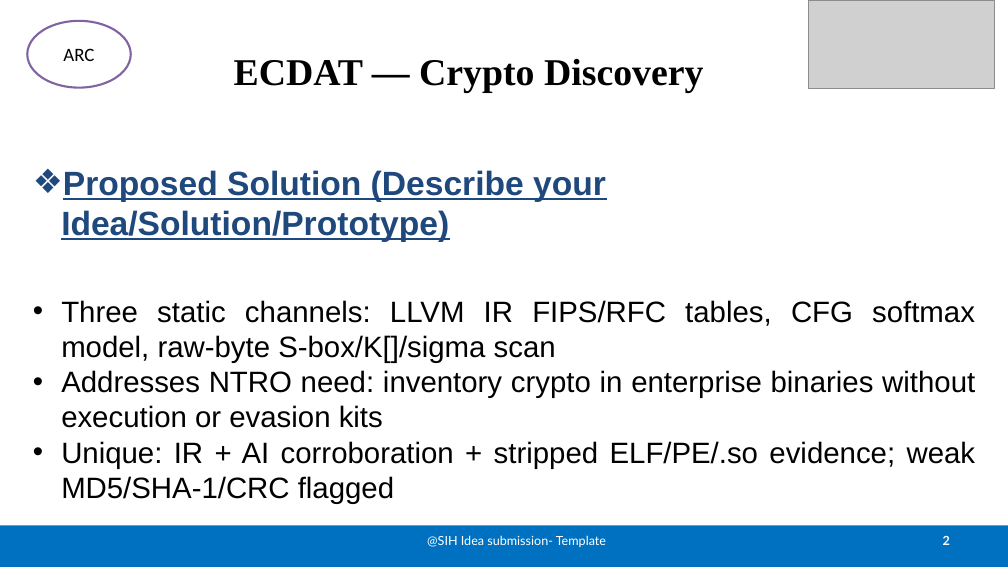
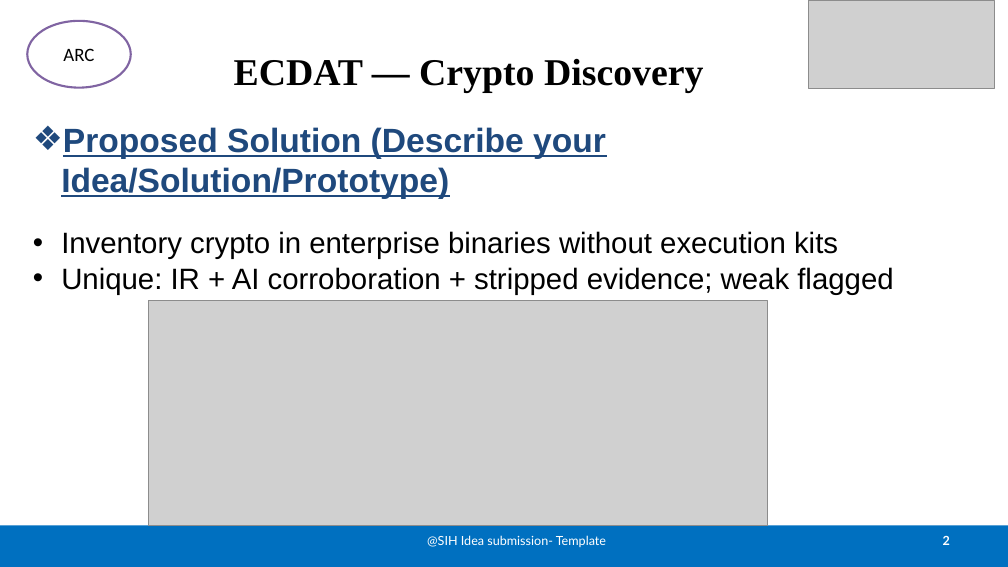
Before and after one commit to tomlin7/ECDAT, a slide deck: slide 2 of public/pitch/SIH26164-ECDAT-Idea-Presentation_2.pptx. Drawn at 1008x567 pixels with LibreOffice and Linux fonts; fonts in the diff are those of the drawing; grey boxes stand for pictures. Boxes give left, top, right and bottom in pixels: in the first picture for what was removed or moved away, otherwise in the second. Text is boxed around its words. In the diff, an @@ line names an element or a change of style, - is before the commit and + after.

Commit message:
chore: update presentation

```diff
--- a/public/pitch/SIH26164-ECDAT-Idea-Presentation_2.pptx
+++ b/public/pitch/SIH26164-ECDAT-Idea-Presentation_2.pptx
@@ text "Proposed Solution (Describe your Idea/Solution/Prototype)": place and size @@
-text "Proposed Solution (Describe your Idea/Solution/Prototype)" at (61, 170, 976, 504)
+text "Proposed Solution (Describe your Idea/Solution/Prototype)" at (61, 127, 893, 294)
@@ text at (61, 231, 893, 294): text changed @@
-• Three static channels: LLVM IR FIPS/RFC tables, CFG softmax model, raw-byte S-box/K[]/sigma scan
-• Addresses NTRO need: inventory crypto in enterprise binaries without execution or evasion kits
-• Unique: IR + AI corroboration + stripped ELF/PE/.so evidence; weak MD5/SHA-1/CRC flagged
+• Inventory crypto in enterprise binaries without execution kits
+• Unique: IR + AI corroboration + stripped evidence; weak flagged
@@ picture added at (149, 301, 768, 526) @@
```
Also in this commit, not shown: 4 other slides changed.
